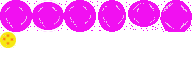
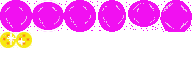
Before/after of a 192×64 layered artwork. What changed in the layer stack:
removed layer "Transformation" over (7, 32, 16, 45)
painted on "pink.png" over (7, 32, 32, 48)
